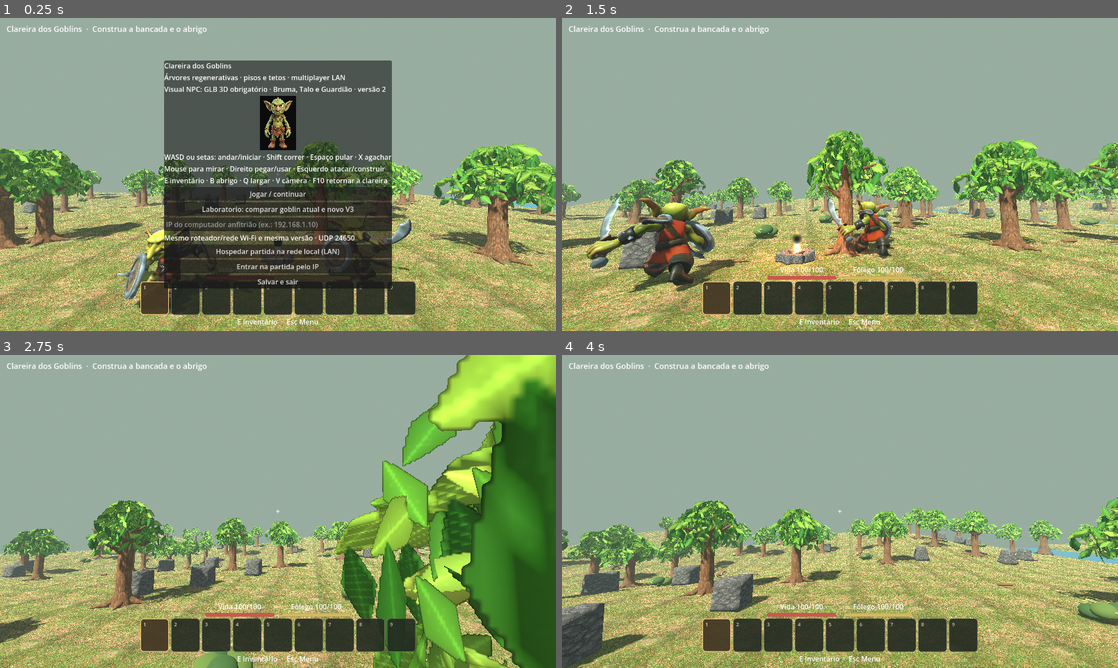
Above: before the commit, frames 1-4 (two rows, left to right).
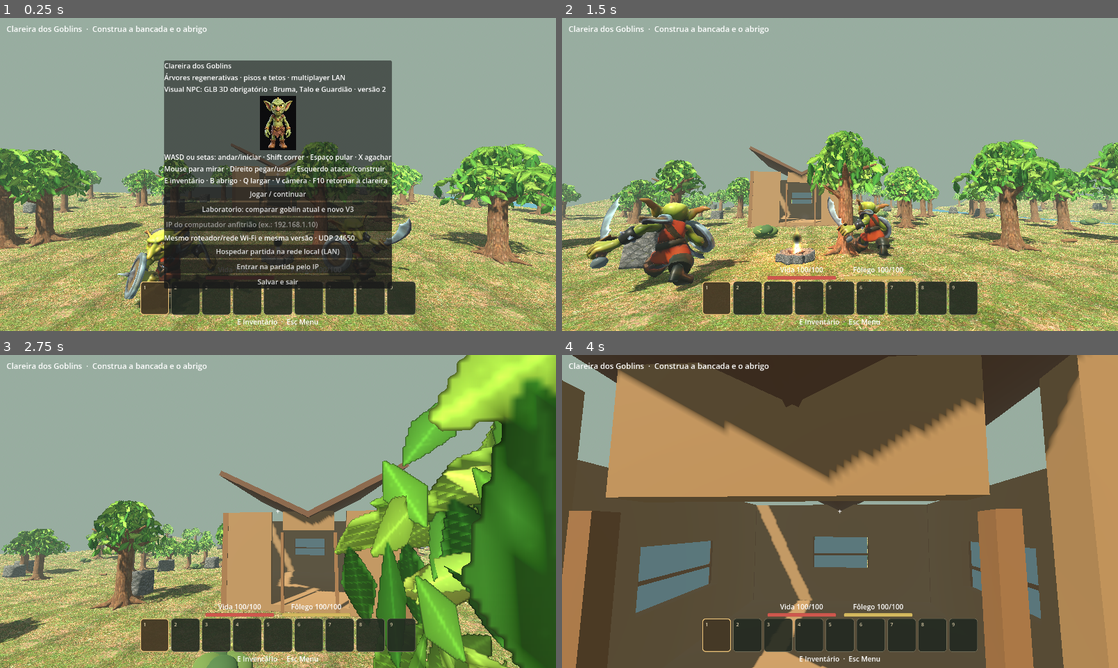
Above: after the commit, the same moments.

Repository: clebertressi88/clareira-dos-goblins
Game: Godot game, scene res://main.tscn
The game is run twice, just before and just after one commit, with the same random seed, the same clock (stepped at 60 frames per second) and the same inputs.
Inputs (mouse positions are in pixels of both pictures, inside the frame that each line leads up to):
- Up to frame 1 (0.25 s): no input
- Up to frame 2 (1.5 s): click "Jogar / continuar" at 0.5 s; tap Enter at 1.25 s; move the mouse to (867, 174) at 1.27 s; hold W (goblin_frente) from 1.28 s (still down); tap F at 1.35 s; click (867, 174) at 1.42 s
- Up to frame 3 (2.75 s): keep holding W (goblin_frente); tap Space at 1.52, 1.82, 2.27, 2.57 s; move the mouse to (250, 511) at 2.02 s; tap F at 2.1 s; click (250, 511) at 2.17 s
- Up to frame 4 (4 s): keep holding W (goblin_frente); move the mouse to (851, 505) at 2.77 s; tap Enter at 2.85 s; click (851, 505) at 2.92 s; tap F at 3.05, 3.8 s; move the mouse to (834, 517) at 3.52 s; tap Keypad Enter at 3.6 s; click (834, 517) at 3.67 s; tap Space at 3.77 s

The runs differ from the first frame. In frame 1, 0.4% of the frame differs, in the area x 4-85%, y 40-64%; in frame 2, 2.6%; in frame 3, 8.1%; in frame 4, 88%, in the area x 0-100%, y 0-100%.

Commit message:
Integrar abrigo inicial acessivel, removivel e sincronizado ao mundo

Diff:
--- a/Projeto-Godot/main.gd
+++ b/Projeto-Godot/main.gd
@@ -30,6 +30,8 @@
 const SAPLING_ITEM := 21
 const FLOOR_ITEM := 22
 const BUILD_MAX_LEVEL := 3
+const STARTER_CABIN_ID := "starter-cabin"
+const STARTER_CABIN_CENTER := Vector2(0.0,-15.0)
 const WALL_SIZE := CELL * 3.0
 const HOTBAR_SIZE := 9
 const NPC_PATROL_RADIUS := 8.0 # Limite da patrulha em metros, medido a partir da fogueira.
@@ -55,7 +57,7 @@
 const TARGET := 2
 const NET_PORT := 24650
 const NET_PROTOCOL := 6 # Equipamento de espada e escudo sincronizado entre jogadores
-const NET_SHARED_KINDS := ITEM_KINDS + ["block"] # Inclui armas e ferramentas que antes ficavam invisiveis aos outros jogadores
+const NET_SHARED_KINDS := ITEM_KINDS + ["block","hut"] # Inclui armas e ferramentas que antes ficavam invisiveis aos outros jogadores
 var stock := [0,0,0,0,0,0,0,0,0,0,0,0,0,0,0,0,0,0,0,0,0,0]
 var reserve := [0,0,0,0,0,0,0,0,0,0,0,0,0,0,0,0,0,0,0,0]
 var removed: Dictionary = {}
@@ -552,7 +554,7 @@
 	for i in range(15):
 		var x := key.x*CHUNK+rng.randf_range(1,15)
 		var z := key.y*CHUNK+rng.randf_range(1,15)
-		if Vector2(x,z).length()<5 or TERRAIN.is_river(x,z):
+		if Vector2(x,z).length()<5 or Vector2(x-STARTER_CABIN_CENTER.x,z-STARTER_CABIN_CENTER.y).length()<5.8 or TERRAIN.is_river(x,z):
 			continue
 		var kind := "tree" if i<6 else "stone" if i<9 else "stick" if i<12 else "rabbit" if i==12 else "vine_bush"
 		var id := "%s:%s:%s" % [key.x,key.y,i]
@@ -606,6 +608,8 @@
 	# Agua visual: fisica de natacao e correnteza ficam para etapa posterior.
 
 func village() -> void:
+	if not removed.has(STARTER_CABIN_ID):
+		spawn_starter_cabin()
 	spawn_friendly_goblin("Bruma",Vector3(-2,0,-4))
 	spawn_friendly_goblin("Talo",Vector3(2,0,-5))
 	if not removed.has("fire"):
@@ -774,6 +778,15 @@
 	npc.set_meta("look_until",elapsed+3.3)
 	npc.set_meta("next_react",elapsed+13.0)
 	notice(lines[count%lines.size()])
+
+func spawn_starter_cabin() -> void:
+	if objects.has(STARTER_CABIN_ID):
+		return
+	var base_y := ground(STARTER_CABIN_CENTER.x,STARTER_CABIN_CENTER.y)
+	for dx in [-2.7,0.0,2.7]:
+		for dz in [-2.7,0.0,2.7]:
+			base_y = maxf(base_y,ground(STARTER_CABIN_CENTER.x+dx,STARTER_CABIN_CENTER.y+dz))
+	spawn_object("hut",STARTER_CABIN_ID,Vector3(STARTER_CABIN_CENTER.x,base_y,STARTER_CABIN_CENTER.y))
 
 func spawn_object(kind: String,id: String, pos: Vector3, parent: Node3D = self, yaw: float = 0.0) -> StaticBody3D:
 	var o := StaticBody3D.new()
@@ -860,11 +873,7 @@
 			collider(o,Vector3(1.04,.93,.80),Vector3.UP*.465)
 		"hut":
 			o.collision_layer |= SOLID
-			box(o,Vector3(0,.73,0),Vector3(2,1.46,1.7),"plank",Color("#ac7749"))
-			for side in [-1,1]:
-				var roof := box(o,Vector3(side*.47,1.72,0),Vector3(1.21,.14,1.93),"roof",Color("#66432d"))
-				roof.rotation.z = side*-.48
-			collider(o,Vector3(2,1.95,1.7),Vector3.UP*.975)
+			preload("res://starter_cabin.gd").build(self,o)
 		"Bruma","Talo":
 			o.collision_layer |= SOLID
 			goblin_npc(o,Color("#9b4b78") if kind=="Bruma" else Color("#866342"))
@@ -3321,12 +3330,12 @@
 		save_game()
 		notice("Muda plantada! A árvore crescerá com o tempo.")
 		return
-	if kind in ["bench","bench2","fire","wood_wall","wood_doorway","wood_window","wood_floor"]:
+	if kind in ["bench","bench2","fire","hut","wood_wall","wood_doorway","wood_window","wood_floor"]:
 		if held not in [WOOD_AXE,STONE_AXE]:
 			notice("Use um machado para desmontar esta estrutura.")
 			return
 		var hits: int = int(o.get_meta("break_hits",0))+(2 if held==STONE_AXE else 1)
-		var needed := 4 if kind in ["wood_wall","wood_doorway","wood_window","wood_floor","bench2"] else (3 if kind=="bench" else 2)
+		var needed := 12 if kind=="hut" else (4 if kind in ["wood_wall","wood_doorway","wood_window","wood_floor","bench2"] else (3 if kind=="bench" else 2))
 		if hits<needed:
 			o.set_meta("break_hits",hits)
 			impact(hit["position"],hit["normal"],true)
@@ -3340,7 +3349,7 @@
 		bench = any_bench_placed()
 		sync_hotbar()
 		save_game()
-		notice("Estrutura recuperada para o inventário.")
+		notice("Abrigo inicial removido deste mundo." if kind=="hut" else "Estrutura recuperada para o inventário.")
 		return
 	if o.has_meta("hp"):
 		if bar_items[selected] not in [0,8,WOOD_AXE,STONE_AXE]:
@@ -3831,6 +3840,12 @@
 					old.collision_layer = 0
 				old.queue_free()
 	placed = (snapshot["placed"] as Array).filter(func(entry): return entry is Dictionary and str(entry.get("kind",""))!="hut")
+	if removed.has(STARTER_CABIN_ID) and objects.has(STARTER_CABIN_ID):
+		var obsolete: Node3D = objects[STARTER_CABIN_ID]
+		objects.erase(STARTER_CABIN_ID)
+		obsolete.queue_free()
+	elif not removed.has(STARTER_CABIN_ID) and not objects.has(STARTER_CABIN_ID):
+		spawn_starter_cabin()
 	removed = (snapshot["removed"] as Dictionary).duplicate(true)
 	cleared_stumps = (snapshot.get("cleared_stumps",{}) as Dictionary).duplicate(true)
 	tree_regrowth = (snapshot.get("tree_regrowth",{}) as Dictionary).duplicate(true)
@@ -3893,7 +3908,7 @@
 func net_shared_place(kind: String,id: String,pos: Vector3,yaw: float,level: int) -> void:
 	if net_role!="client" or multiplayer.get_remote_sender_id()!=1:
 		return
-	if kind not in NET_SHARED_KINDS or id.length()>100 or not pos.is_finite():
+	if kind=="hut" or kind not in NET_SHARED_KINDS or id.length()>100 or not pos.is_finite():
 		return
 	if objects.has(id):
 		return
